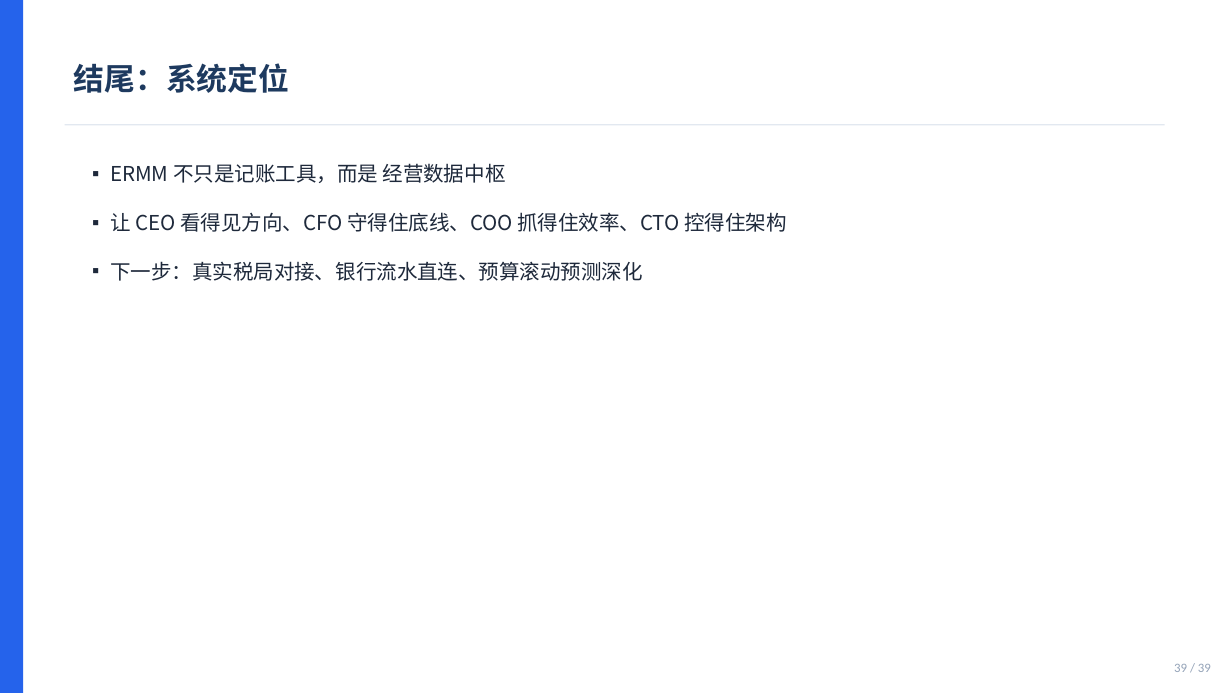
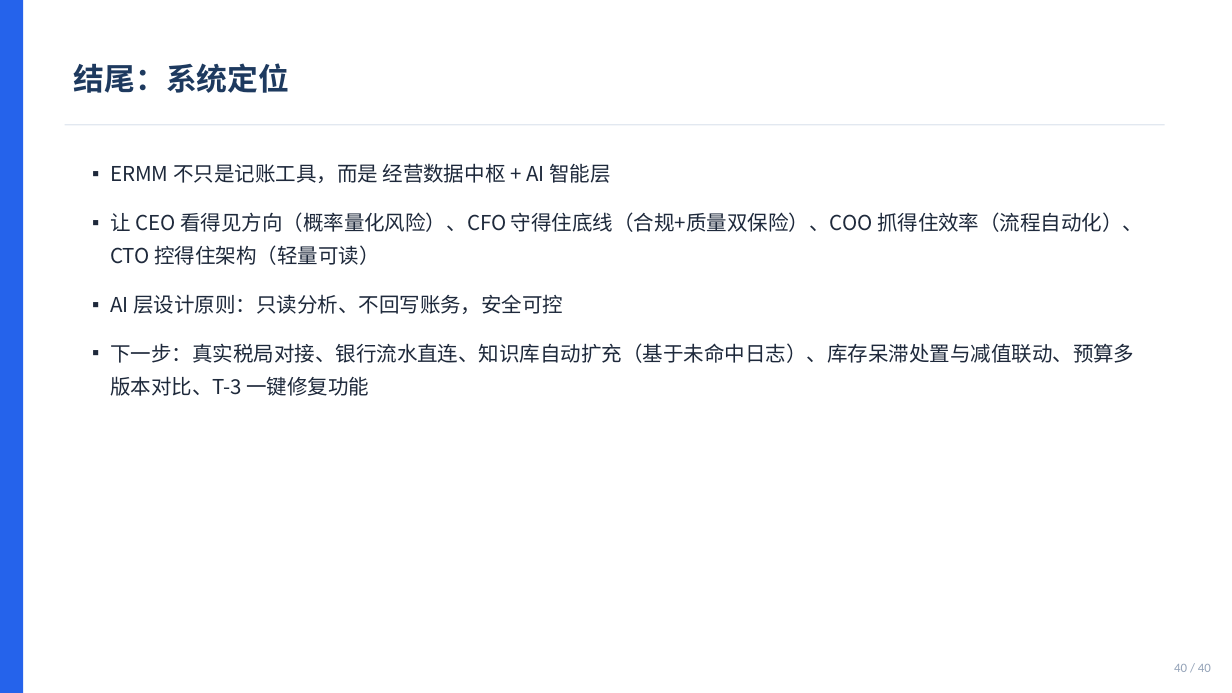
Before and after one commit to rocky1953/ERMM-finance-system, a slide deck: slide 40 of docs/ERMM_高管價值簡報_CEO_CFO_COO_CTO.pptx (slide 39 before the commit). Drawn at 1232x693 pixels with LibreOffice and Linux fonts; fonts in the diff are those of the drawing. Boxes give left, top, right and bottom in pixels: in the first picture for what was removed or moved away, otherwise in the second. Text is boxed around its words. In the diff, an @@ line names an element or a change of style, - is before the commit and + after.

Commit message:
docs: 同步系统手册、角色操作手册、架构图与高管简报

```diff
--- a/docs/ERMM_高管價值簡報_CEO_CFO_COO_CTO.pptx
+++ b/docs/ERMM_高管價值簡報_CEO_CFO_COO_CTO.pptx
@@ text at (110, 163, 1143, 396): text changed @@
-▪ ERMM 不只是记账工具，而是 经营数据中枢
-▪ 让 CEO 看得见方向、CFO 守得住底线、COO 抓得住效率、CTO 控得住架构
-▪ 下一步：真实税局对接、银行流水直连、预算滚动预测深化
+▪ ERMM 不只是记账工具，而是 经营数据中枢 + AI 智能层
+▪ 让 CEO 看得见方向（概率量化风险）、CFO 守得住底线（合规+质量双保险）、COO 抓得住效率（流程自动化）、CTO 控得住架构（轻量可读）
+▪ AI 层设计原则：只读分析、不回写账务，安全可控
+▪ 下一步：真实税局对接、银行流水直连、知识库自动扩充（基于未命中日志）、库存呆滞处置与减值联动、预算多版本对比、T-3 一键修复功能
@@ text at (1174, 664, 1211, 672): text changed @@
-39 / 39
+40 / 40
```
Also in this commit, not shown: 33 other slides changed, 1 slide added, 28 other files.
